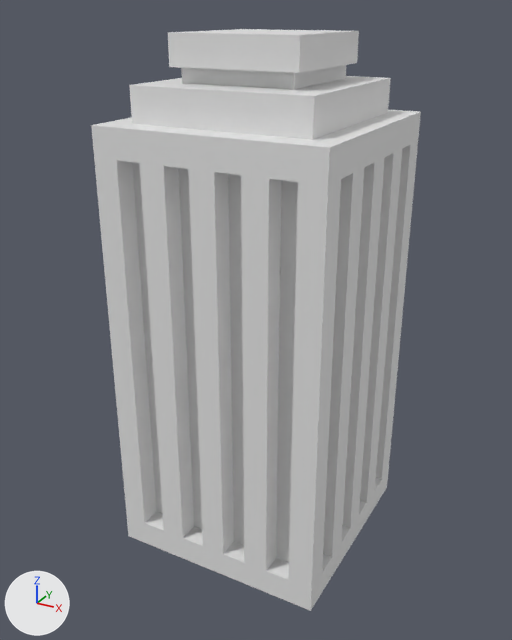
A saved change to the FBX model Assets/Art/Models/Environment/Buildings/SM_Building_06.fbx.
Camera for both pictures: a 50 mm camera at (-81.3, -13.5, 19.3) aimed at (-92.9, 7.5, 8.8). Lighting does not change. The marker at lower left points along +X, +Y and +Z. Where no turn or scale is listed for an object, it has been applied to the vertices.

The first picture shows 'building_08'.
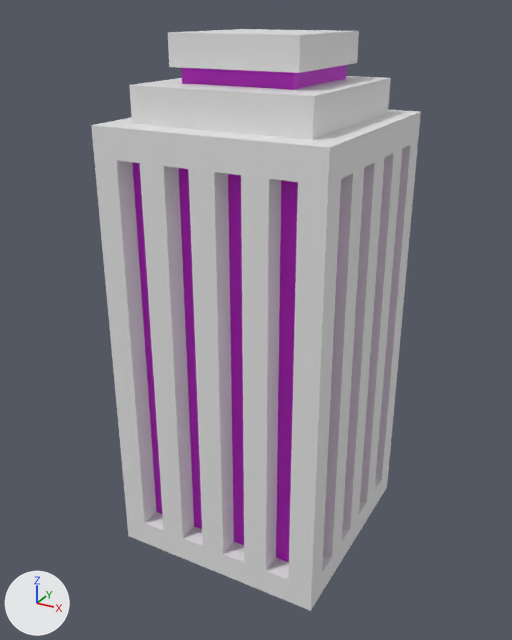
The change, as a list of edits to the scene's bpy script:
```text
Add mat_glow_pink:
    mat_glow_pink = principled_material('Glow_Pink')
    mat_glow_pink.base_color = (0.624, 0.00857, 0.716)  # pink #cf17dc
Change me_mesh_001:
    where me_mesh_001.from_pydata(...)  # 444 vertices, 445 faces; spans x -4.0..4.0, y -4.0..4.0, z 0.0..18.6
    used by ob_building_08; location = (-92.68, 7.86, 0.0)
    me_mesh_001 part 1: all 20 faces centred in x -1.9..1.9, y -1.9..1.9, z 17.4 switch from mat_uv_map (white #e7e7e7) to mat_glow_pink (pink #cf17dc)
    me_mesh_001 part 2: all 16 faces centred in x -3.2..3.3, y -3.2..3.2, z 8.0 switch from mat_uv_map (white #e7e7e7) to mat_glow_pink (pink #cf17dc)
```

Where the change shows, as pixel boxes (x1, y1, x2, y2) in the pictures (512 x 640 px):
part 1 of me_mesh_001, recoloured: (181, 65, 346, 90) in both
part 2 of me_mesh_001, recoloured: (132, 162, 298, 562) in both
